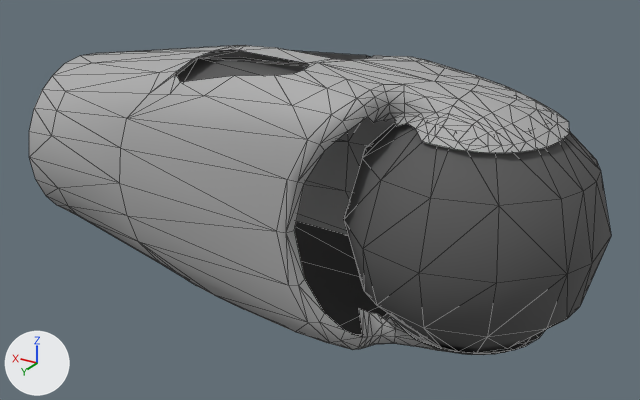
What one commit did to the COLLADA model src/resources/urdf/romeo/collision/RElbowYaw.dae.
Rendered twice from a 50 mm camera at (-0.0882, 0.2403, 0.1147) aimed at (0.057, -0.0016, -0.0063). The axes (+X, +Y, +Z) are drawn at lower left. The lights are the same throughout. Mesh edges are drawn as thin lines. Where no turn or scale is listed for an object, it has been applied to the vertices.

Objects in the first picture: 'RElbowYaw_1', 'RElbowYaw_2'.
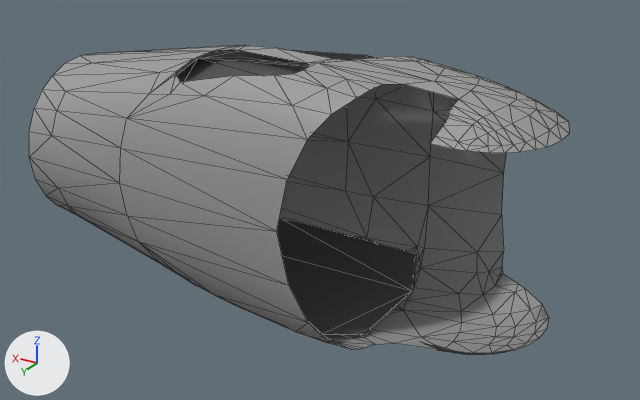
Changed parts and their boxes (x1, y1, x2, y2) in the pictures (640 x 400 px):
'RElbowYaw_2', reshaped (45% narrower, 6% shorter): before (176, 57, 611, 353); after (176, 57, 416, 334)
part 1 of me_shapeindexedfaces_007, deleted: before (344, 123, 611, 353)
part 3 of me_shapeindexedfaces_007_geometry, deleted: before (277, 55, 459, 350)

The edits, one by one:
me_shapeindexedfaces_007 is used by ob_relbowyaw_2; location (0.0, 0.0, 0.0).
me_shapeindexedfaces_007 had 105 vertices, 176 faces and spanned x -0.0393..0.1067, y -0.0407..0.0407, z -0.0426..0.043.
me_shapeindexedfaces_007 now has 18 vertices, 14 faces and spans x 0.0272..0.1067, y -0.0327..0.0248, z -0.0426..0.043.
me_shapeindexedfaces_007 part 1: the loose piece of 79 vertices spanning x -0.0393..0.0393, y -0.0407..0.0407, z -0.0393..0.0393 is deleted.
me_shapeindexedfaces_007 part 2: the surface is now shaded flat.
me_shapeindexedfaces_007_geometry is used by ob_relbowyaw_1; location (0.0, 0.0, 0.0).
me_shapeindexedfaces_007_geometry had 389 vertices, 622 faces and spanned x -0.025..0.162, y -0.045..0.038, z -0.045..0.045.
me_shapeindexedfaces_007_geometry now has 306 vertices, 460 faces and spans x -0.025..0.162, y -0.045..0.038, z -0.045..0.045.
Part 3, on me_shapeindexedfaces_007_geometry:
77 vertices are removed from x 0.006..0.045, y -0.012..0.038, z -0.045..0.045.
152 faces are deleted.
